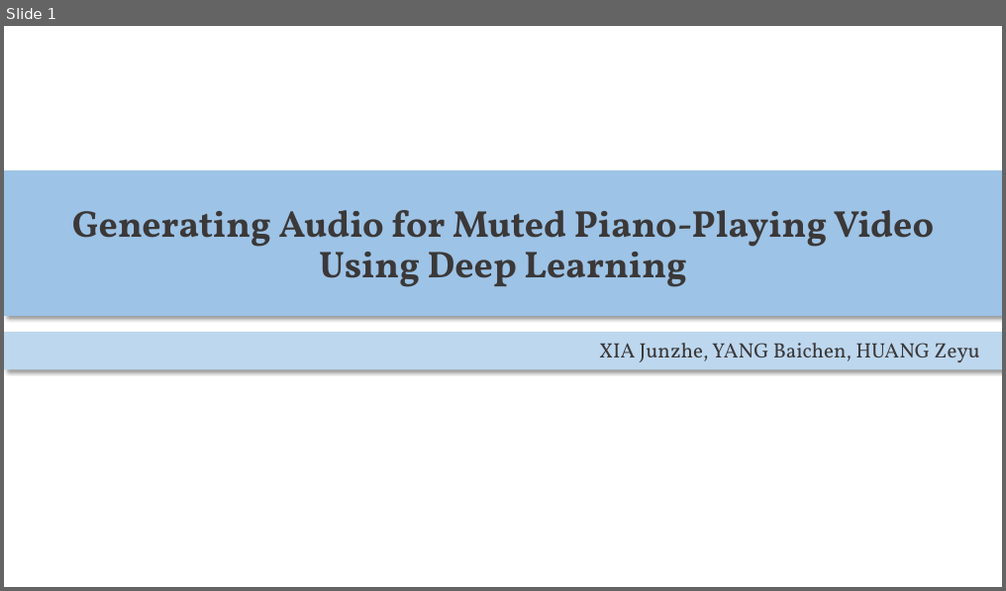
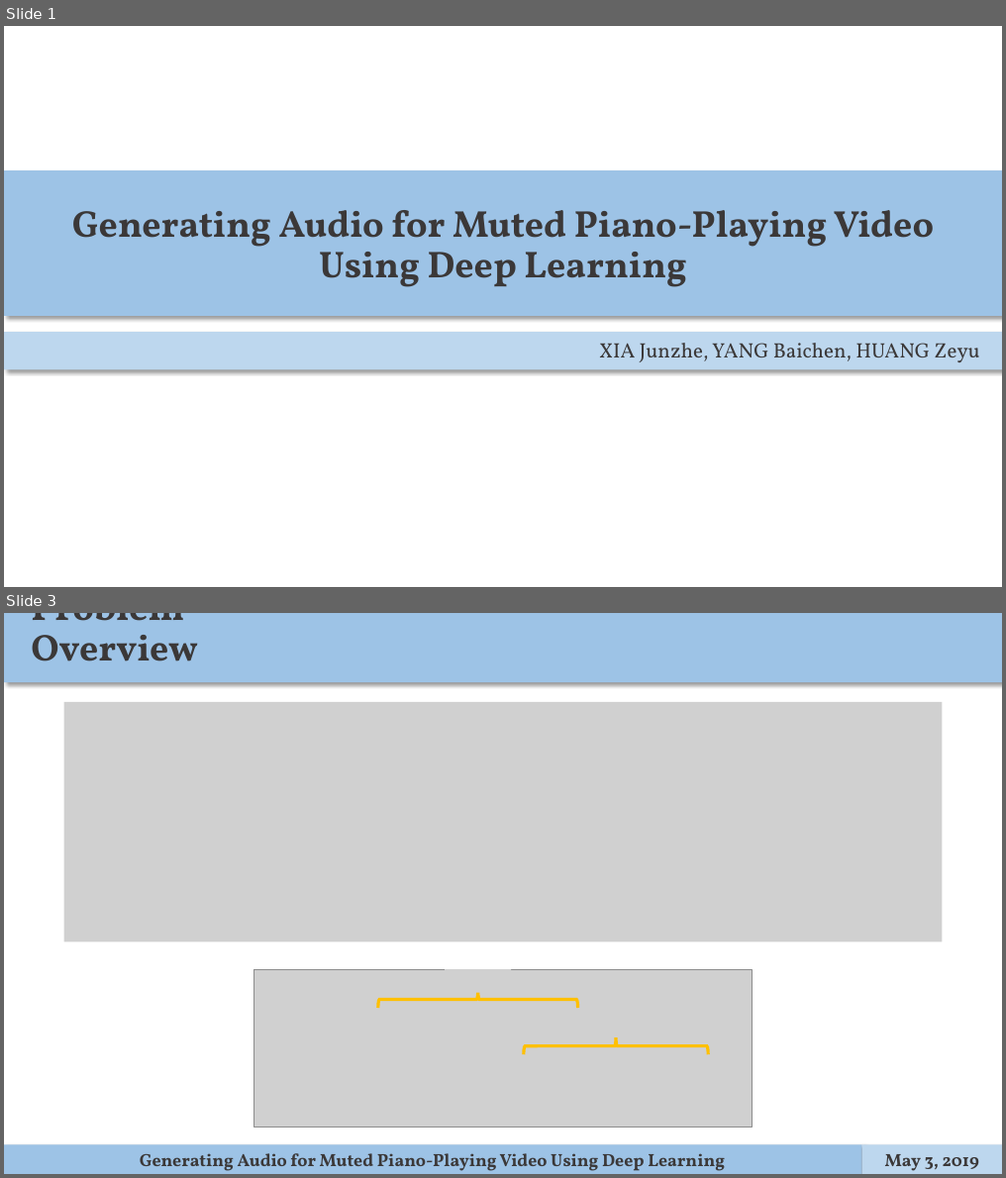
Before and after one commit to ppfish45/AI-Pianist, a slide deck: docs/presentation/slides.pptx. Shown one above the other, each under a label of ours: slide 1 before the commit, slides 1 and 3 after it; the slides between them are not shown. The pictures are 1006x591 and 1006x1178 pixels, drawn with LibreOffice and Linux fonts; fonts in the diff are those of the drawing; grey boxes stand for pictures. Boxes give left, top, right and bottom in pixels: in the first picture for what was removed or moved away, otherwise in the second. Text is boxed around its words. In the diff, an @@ line names an element or a change of style, - is before the commit and + after.

```diff
--- a/docs/presentation/slides.pptx
+++ b/docs/presentation/slides.pptx
@@ slide 3 added at box(4, 613, 1002, 1174), background #FFFFFF @@
@@ rectangle added at box(4, 613, 1002, 682), fill #9DC3E6 @@
@@ text added at box(31, 613, 197, 662), 36 pt, text #3B3838, bold @@
+Problem Overview
@@ picture added at box(63, 702, 943, 943) @@
@@ picture added at box(253, 970, 751, 1128) @@
@@ left brace added at box(378, 991, 578, 1008), outline #FFC000 3 pt @@
@@ picture added at box(445, 969, 512, 992) @@
@@ picture added at box(586, 1013, 652, 1036) @@
@@ picture added at box(450, 1037, 506, 1056) @@
@@ left brace added at box(524, 1039, 709, 1056), outline #FFC000 3 pt @@
@@ picture added at box(588, 1082, 645, 1101) @@
@@ rectangle added at box(4, 1146, 862, 1174), fill #9DC3E6 @@
@@ rectangle added at box(862, 1146, 1002, 1174), fill #BDD7EE @@
@@ text added at box(140, 1154, 725, 1171), 17 pt, text #3B3838, bold @@
+Generating Audio for Muted Piano-Playing Video Using Deep Learning
@@ text added at box(885, 1155, 979, 1171), 17 pt, text #3B3838, bold @@
+May 3, 2019
```
Also in this commit, not shown: 2 slides changed, 18 other slides added.
